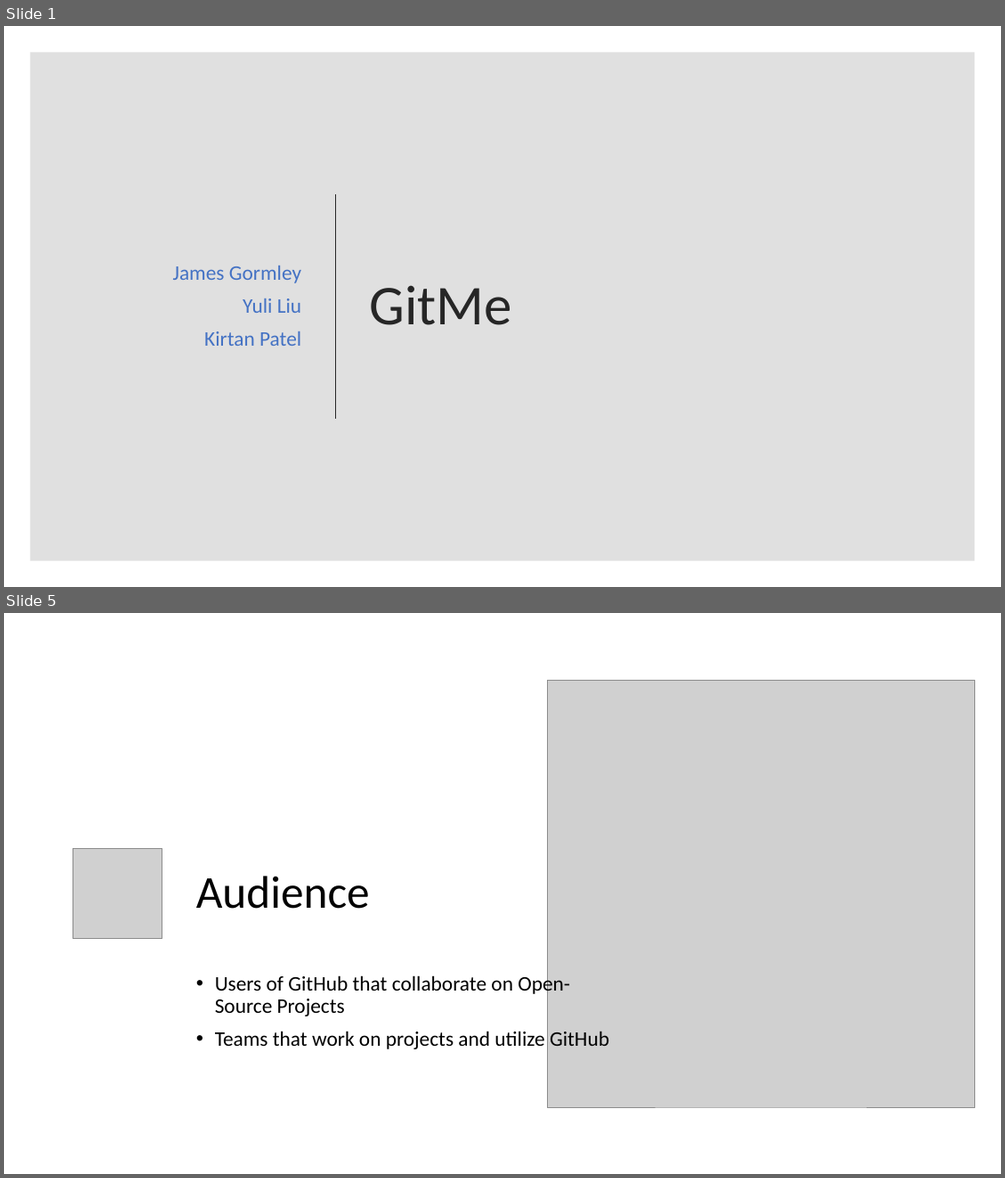
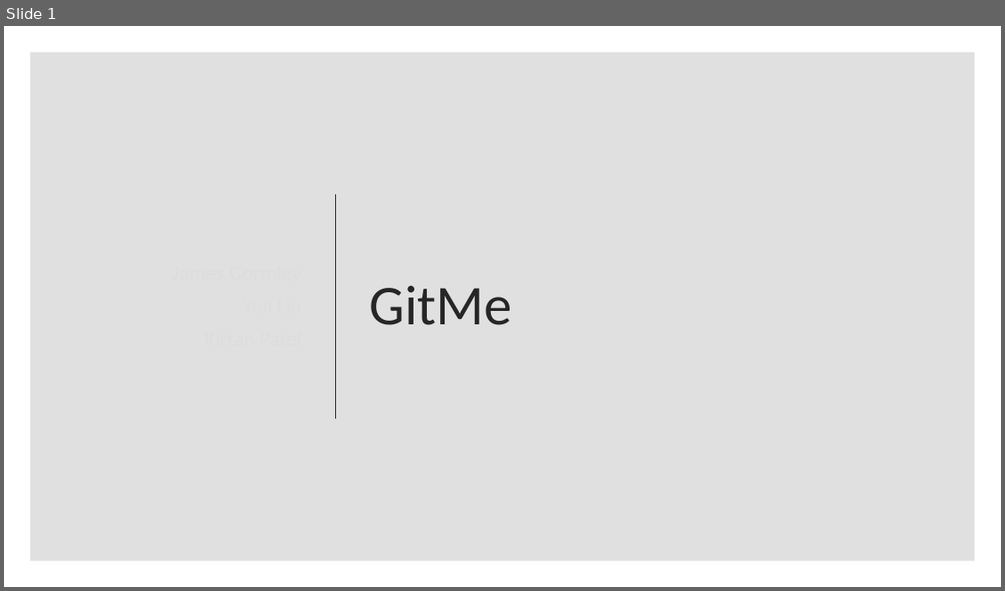
Before and after one commit to Yuliy97/GitMe, a slide deck: Gitme.pptx. Shown one above the other, each under a label of ours: slides 1 and 5 before the commit, slide 1 after it; the slides between them are not shown. The pictures are 1005x1178 and 1005x591 pixels, drawn with LibreOffice and Linux fonts; fonts in the diff are those of the drawing; grey boxes stand for pictures. Boxes give left, top, right and bottom in pixels: in the first picture for what was removed or moved away, otherwise in the second. Text is boxed around its words. In the diff, an @@ line names an element or a change of style, - is before the commit and + after.

```diff
--- a/Gitme.pptx
+++ b/Gitme.pptx
@@ slide 5 removed at <box>4,613,1001,1174</box>, background #FFFFFF @@
@@ picture removed at <box>547,680,974,1107</box> @@
@@ picture removed at <box>73,849,162,938</box> @@
@@ title removed at <box>196,876,370,908</box> @@
-Audience
@@ text removed at <box>215,973,609,1049</box> @@
-• Users of GitHub that collaborate on Open-Source Projects
-• Teams that work on projects and utilize GitHub
@@ slide 1 changed as well @@
@@ subtitle removed at <box>173,265,301,346</box> @@
-James Gormley
-Yuli Liu
-Kirtan Patel
```
Also in this commit, not shown: 10 slides added, 6 other slides removed.
